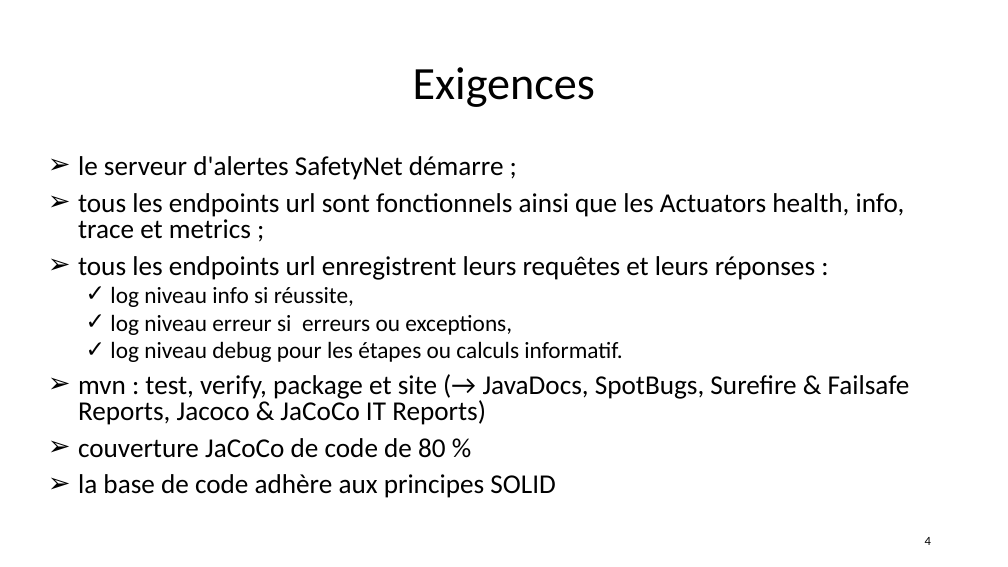
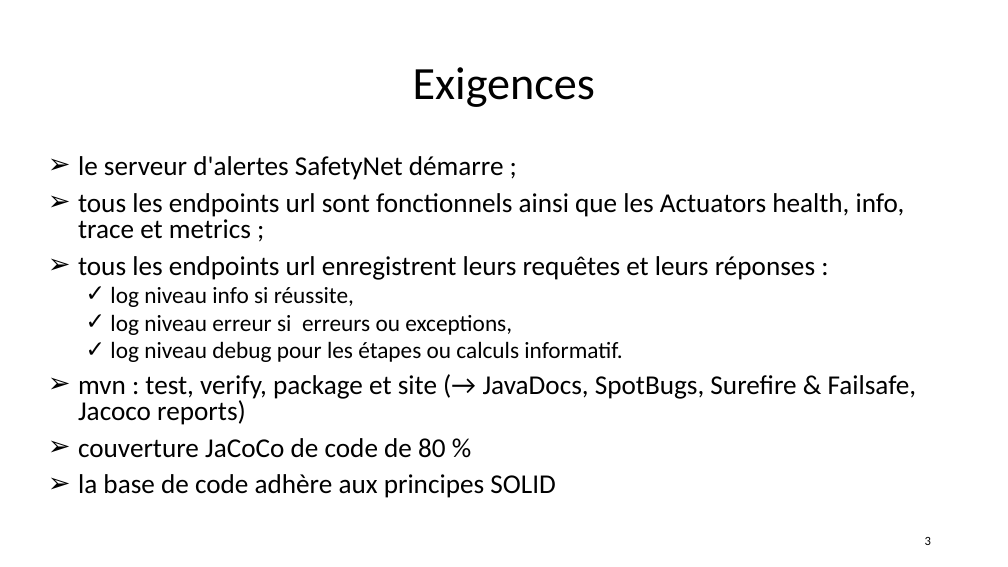
Before and after one commit to andrechico999/https-github.com-emmo78-com.safetynet.alerts, a slide deck: slide 3 of A_Livrables/MOREL_Olivier_4_slides_062022.pptx (slide 4 before the commit). Drawn at 1008x567 pixels with LibreOffice and Linux fonts; fonts in the diff are those of the drawing. Boxes give left, top, right and bottom in pixels: in the first picture for what was removed or moved away, otherwise in the second. Text is boxed around its words. In the diff, an @@ line names an element or a change of style, - is before the commit and + after.

Commit message:
wip : coding Unit Test done for RequestService

```diff
--- a/A_Livrables/MOREL_Olivier_4_slides_062022.pptx
+++ b/A_Livrables/MOREL_Olivier_4_slides_062022.pptx
@@ text at (78, 375, 917, 425): text changed @@
-➢ mvn : test, verify, package et site (→ JavaDocs, SpotBugs, Surefire & Failsafe Reports, Jacoco & JaCoCo IT Reports)
+➢ mvn : test, verify, package et site (→ JavaDocs, SpotBugs, Surefire & Failsafe, Jacoco reports)
@@ page number at (925, 537, 931, 545): text changed @@
-4
+3
```
Also in this commit, not shown: 14 other slides changed, 10 slides added, 7 slides removed, 5 other files.
